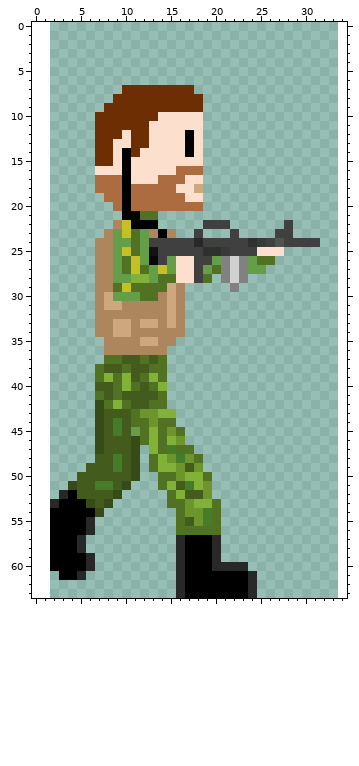
One commit to this pixel-art sprite: Character/walk/walk_5.png. Above is the file before it was changed.
The file is 32x64 pixels. Pixels under 10% opacity are left out. Colours within 5 levels of each other are drawn and written as one. The old version is drawn lined up with the new one, on the new canvas.
After:
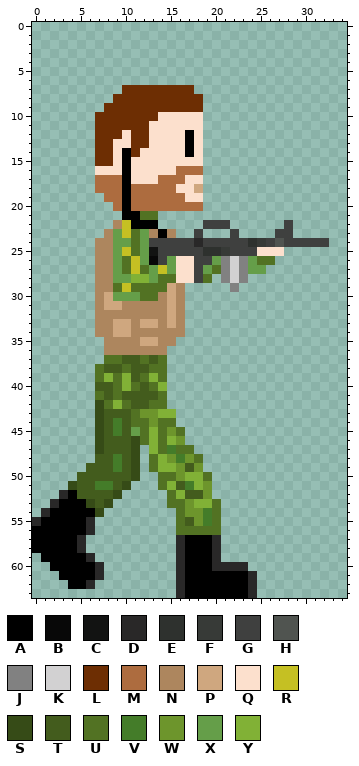
Palette (. is transparent): A #000000  B #080808  C #121312  D #292828  E #2e312e  F #373a37  G #3f403f  H #505450  J #818181  K #d2d1d2  L #6d2e03  M #ad6c3f  N #ad865e  P #cfa77f  Q #fce0cd  R #c5c023  S #364b17  T #435c1d  U #527223  V #447c29  W #6d952c  X #659e49  Y #81b136
The exact change:
canvas 32x64 -> 35x64, the old top-left corner now at 2,0
@@ x 30..34 @@
 23 .....
-24 GG...
+24 GGG..
 25 .....
@@ x 0..9 @@
 53 ..DAAASTS.
-54 ..AAAAAS..
-55 ..AAAAD...
-56 ..AAAAD...
-57 ..AAAD....
-58 ..AAAD....
-59 ..AAAAD...
-60 ..AAAAD...
-61 ...AAD....
-62 ..........
+54 .DAAAAAS..
+55 DAAAAAD...
+56 AAAAAAD...
+57 AAAAAD....
+58 AAAAAD....
+59 .AAAAAD...
+60 ..AAAAAD..
+61 ...AAAAD..
+62 ....AAD...
 63 ..........
